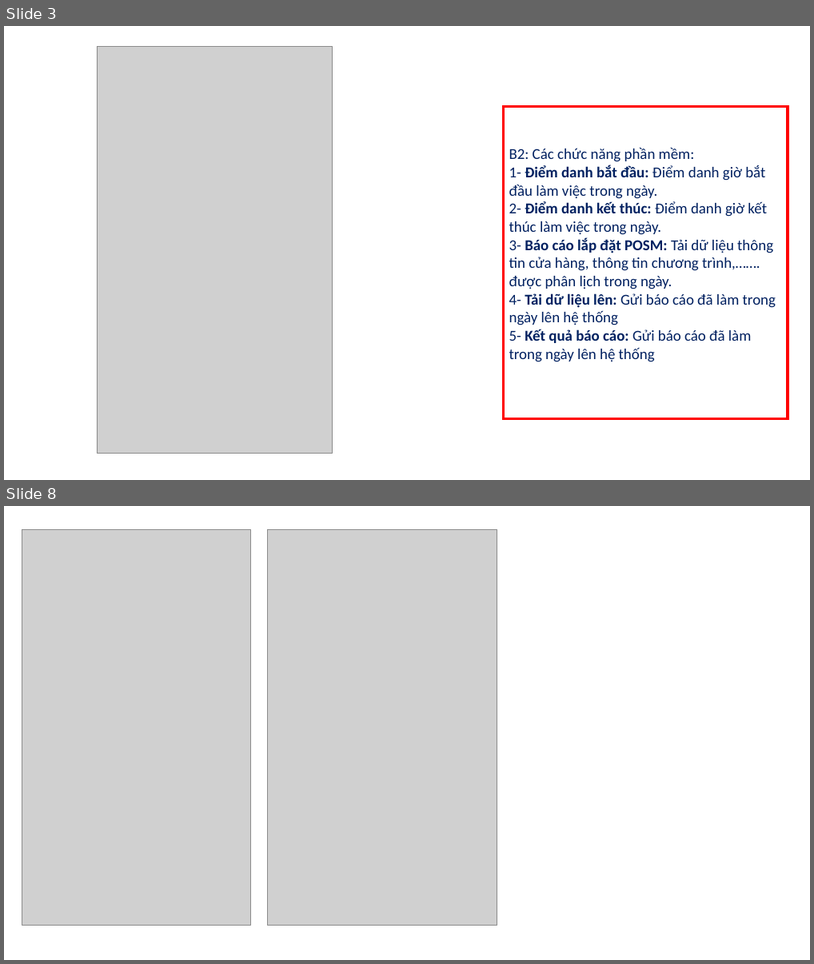
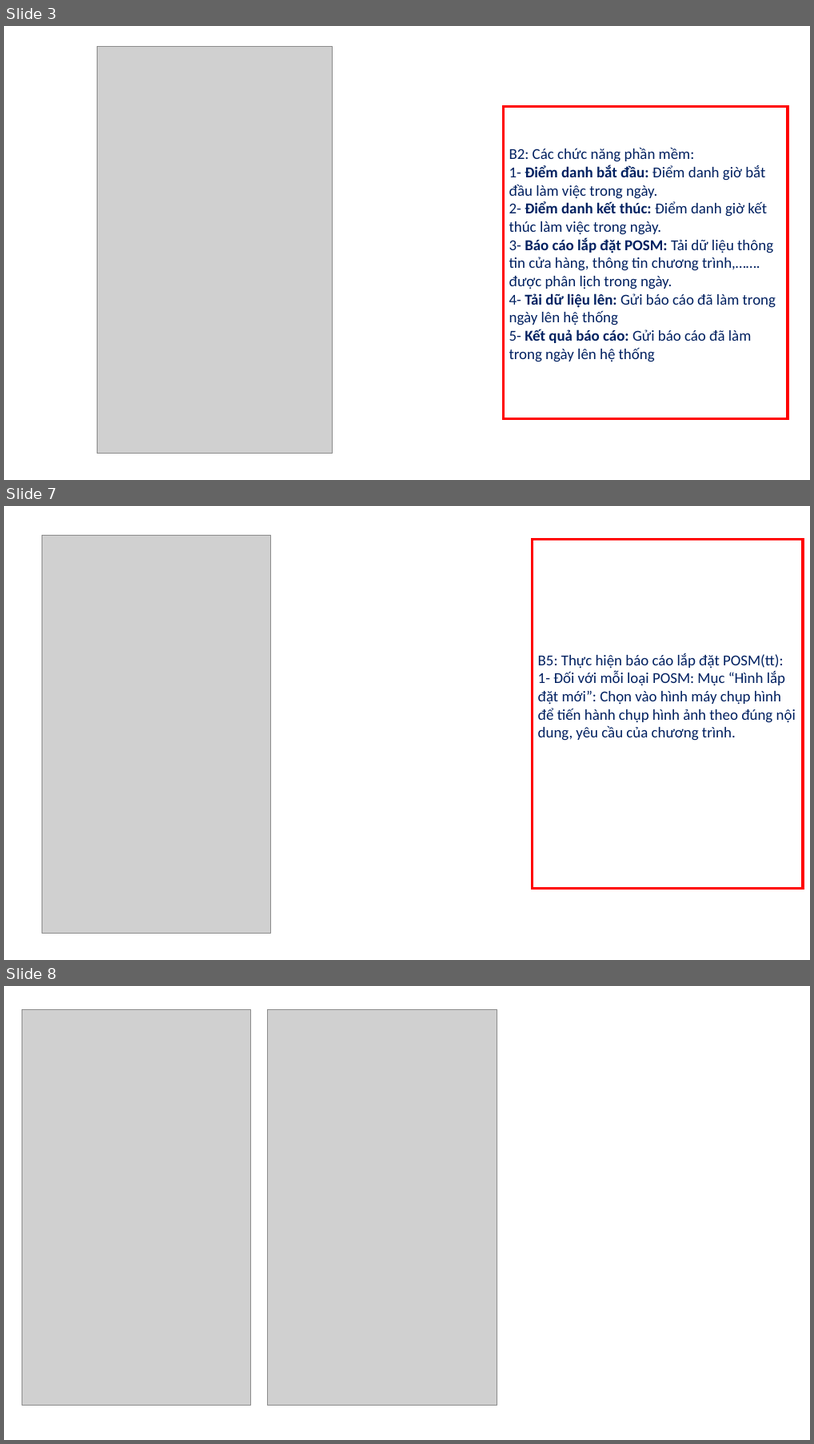
Before and after one commit to mrledon/TrackingShare, a slide deck: Document/Hướng dẫn sử dụng hệ thống DigiX Tracking.pptx. Shown one above the other, each under a label of ours: slides 3 and 8 before the commit, slides 3, 7 and 8 after it; the slides between them are not shown. The pictures are 814x964 and 814x1444 pixels, drawn with LibreOffice and Linux fonts; fonts in the diff are those of the drawing; grey boxes stand for pictures. Boxes give left, top, right and bottom in pixels: in the first picture for what was removed or moved away, otherwise in the second. Text is boxed around its words. In the diff, an @@ line names an element or a change of style, - is before the commit and + after.

```diff
--- a/Document/Hướng dẫn sử dụng hệ thống DigiX Tracking.pptx
+++ b/Document/Hướng dẫn sử dụng hệ thống DigiX Tracking.pptx
@@ slide 7 added at <box>4,506,810,960</box>, background #FFFFFF @@
@@ picture added at <box>42,536,270,932</box> @@
@@ rectangle added at <box>532,540,803,888</box>, outline #FF0000 3 pt, 18 pt, text #002060 @@
+B5: Thực hiện báo cáo lắp đặt POSM(tt):
+1- Đối với mỗi loại POSM: Mục “Hình lắp đặt mới”: Chọn vào hình máy chụp hình để tiến hành chụp hình ảnh theo đúng nội dung, yêu cầu của chương trình.
```
Also in this commit, not shown: 1 other slide added, 2 slides removed.
